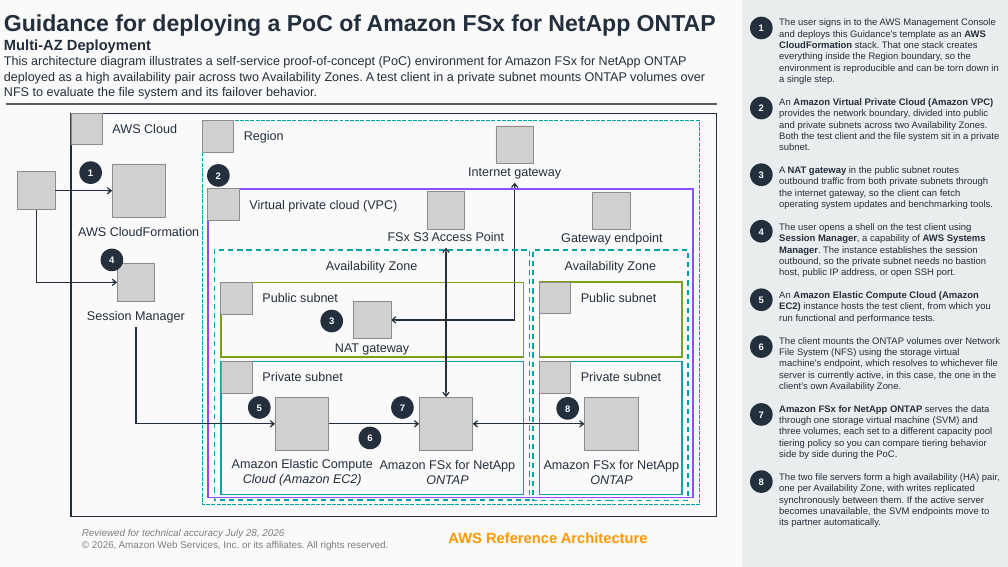
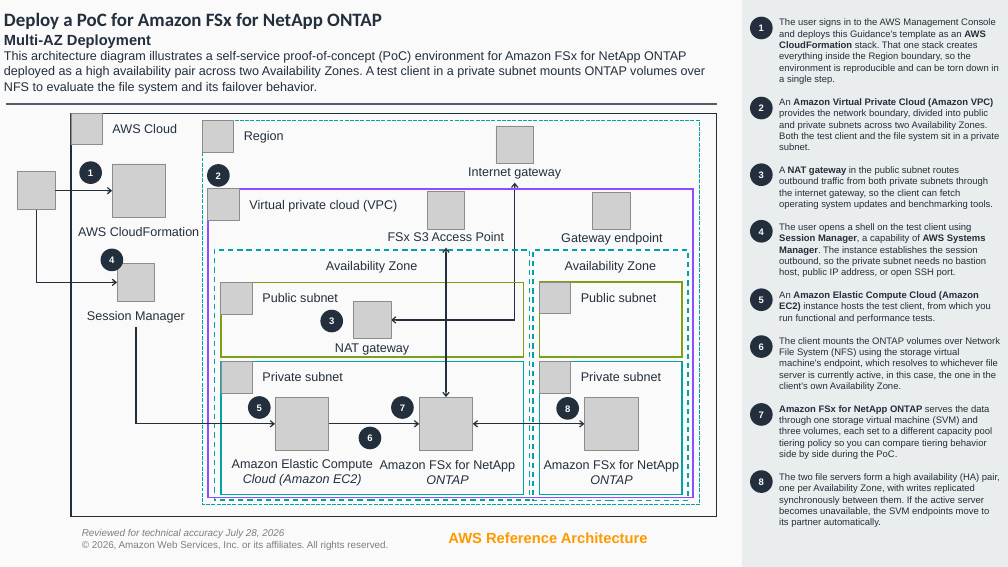
Before and after one commit to aws-solutions-library-samples/guidance-for-deploying-a-poc-for-amazon-fsx-for-netapp-ontap, a slide deck: slide 2 of assets/images/architecture-diagrams.pptx. Drawn at 1008x567 pixels with LibreOffice and Linux fonts; fonts in the diff are those of the drawing; grey boxes stand for pictures; background and template pictures are left out. Boxes give left, top, right and bottom in pixels: in the first picture for what was removed or moved away, otherwise in the second. Text is boxed around its words. In the diff, an @@ line names an element or a change of style, - is before the commit and + after.

```diff
--- a/assets/images/architecture-diagrams.pptx
+++ b/assets/images/architecture-diagrams.pptx
@@ text at (x1=4, y1=12, x2=382, y2=48): text changed; size 22 to 18 pt; font Arial to Calibri @@
-Guidance for deploying a PoC of Amazon FSx for NetApp ONTAP
-Multi-AZ Deployment
+Deploy a PoC for Amazon FSx for NetApp ONTAP
+Multi-AZ Deployment
```
Also in this commit, not shown: 1 other slide changed.
